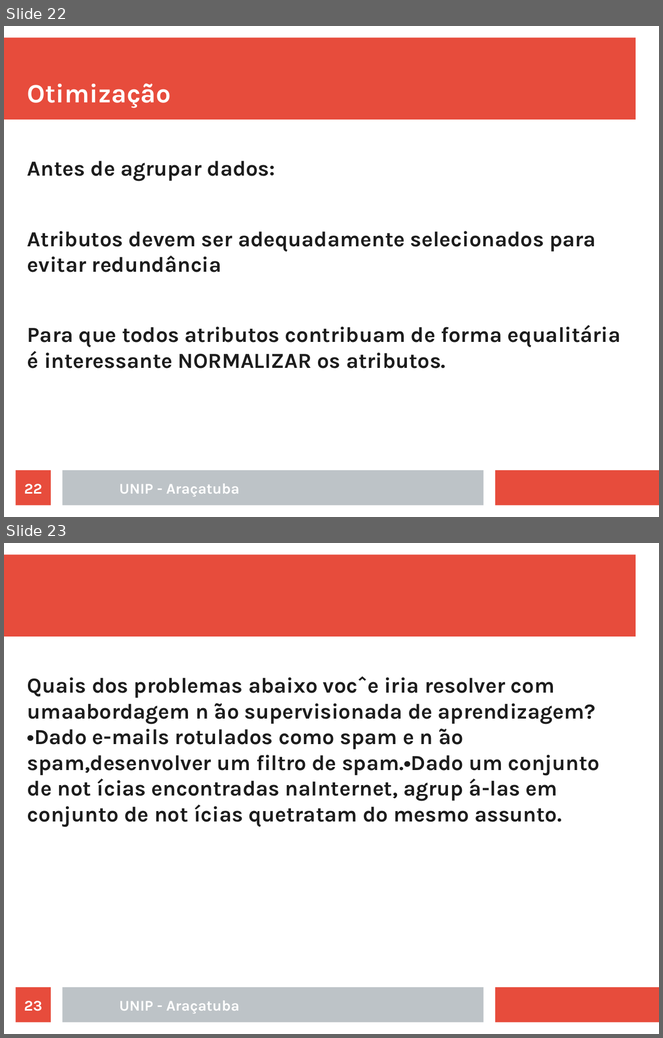
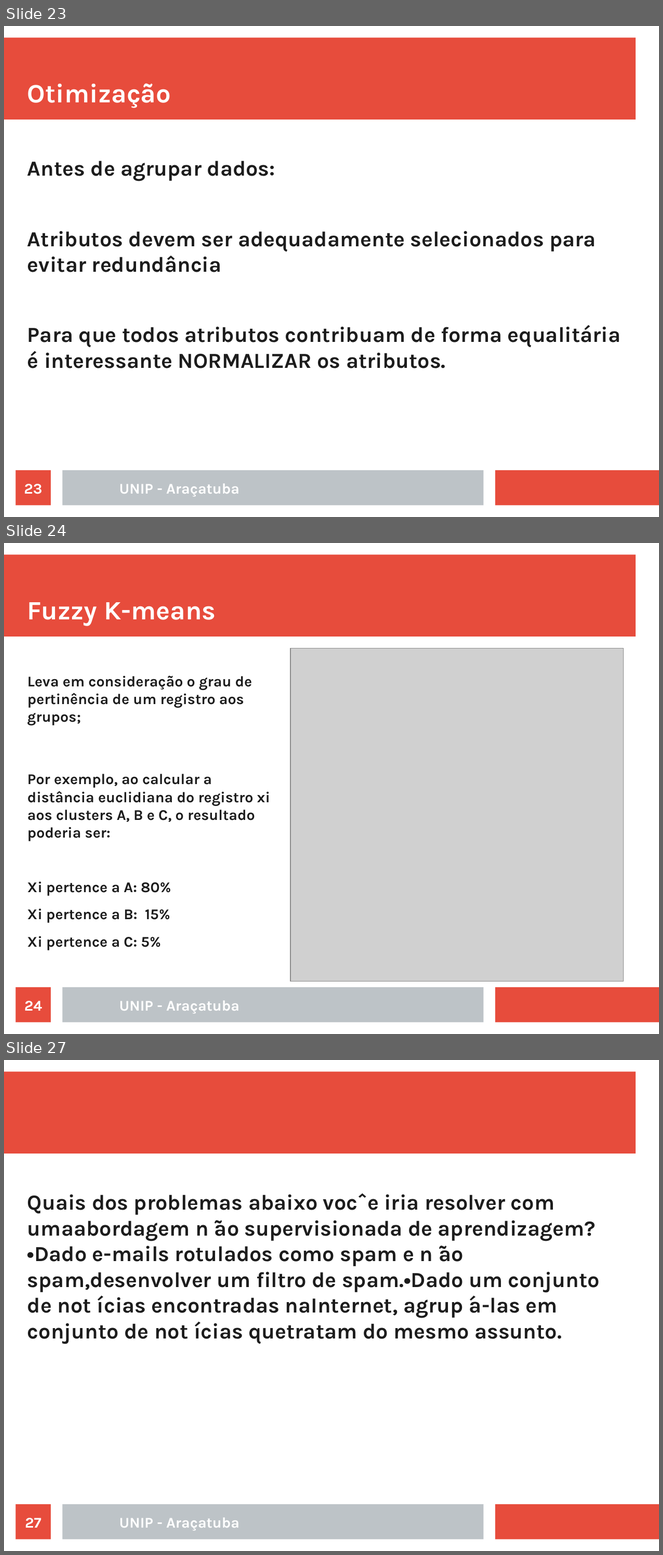
Before and after one commit to rafaelstojoao/pos-unip, a slide deck: [2020][modulo][Machine_Learning]/[aula]02[Agrupamento].odp. Shown one above the other, each under a label of ours: slides 22 and 23 before the commit, slides 23, 24 and 27 after it; the slides between them are not shown. The pictures are 663x1038 and 663x1555 pixels, drawn with LibreOffice and Linux fonts; fonts in the diff are those of the drawing; grey boxes stand for pictures. Boxes give left, top, right and bottom in pixels: in the first picture for what was removed or moved away, otherwise in the second. Text is boxed around its words. In the diff, an @@ line names an element or a change of style, - is before the commit and + after.

```diff
--- a/[2020][modulo][Machine_Learning]/[aula]02[Agrupamento].odp
+++ b/[2020][modulo][Machine_Learning]/[aula]02[Agrupamento].odp
@@ slide 24 added at <box>4,543,659,1034</box>, background #FFFFFF; not listed: 3 template elements that a slide beside it also shows @@
@@ title added at <box>27,602,216,626</box>, 32 pt, text #FFFFFF, bold @@
+Fuzzy K-means
@@ picture added at <box>291,648,623,981</box> @@
@@ text added at <box>27,676,270,951</box>, 18 pt, text #1C1C1C, bold @@
+Leva em consideração o grau de pertinência de um registro aos grupos;
+Por exemplo, ao calcular a distância euclidiana do registro xi aos clusters A, B e C, o resultado poderia ser:
+Xi pertence a A: 80%
+Xi pertence a B: 15%
+Xi pertence a C: 5%
@@ page number added at <box>16,988,51,1023</box>, fill #E74C3C, 18 pt, text #FFFFFF, bold @@
+24
@@ text added at <box>119,1001,240,1014</box>, 18 pt, text #FFFFFF, bold @@
+UNIP - Araçatuba
@@ what was slide 22 is now slide 23 @@
@@ page number at <box>24,484,42,495</box>: text changed @@
-22
+23
@@ what was slide 23 is now slide 27 @@
@@ page number at <box>25,1518,41,1528</box>: text changed @@
-23
+27
```
Also in this commit, not shown: 3 other slides added, 2 other files.
